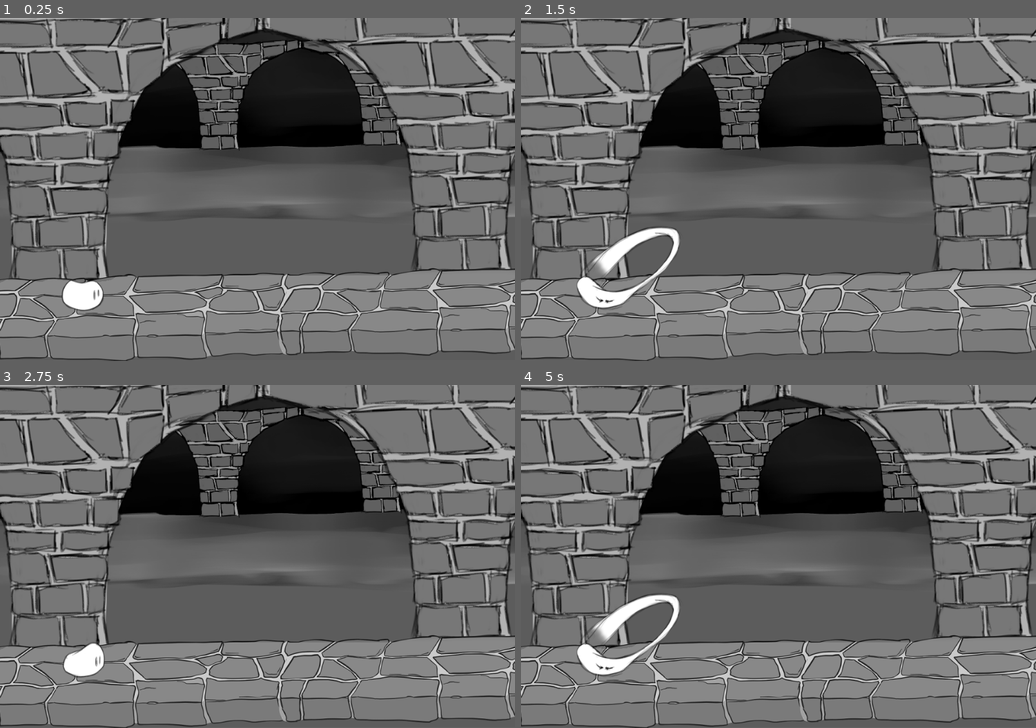
Above: before the commit, frames 1-4 (two rows, left to right).
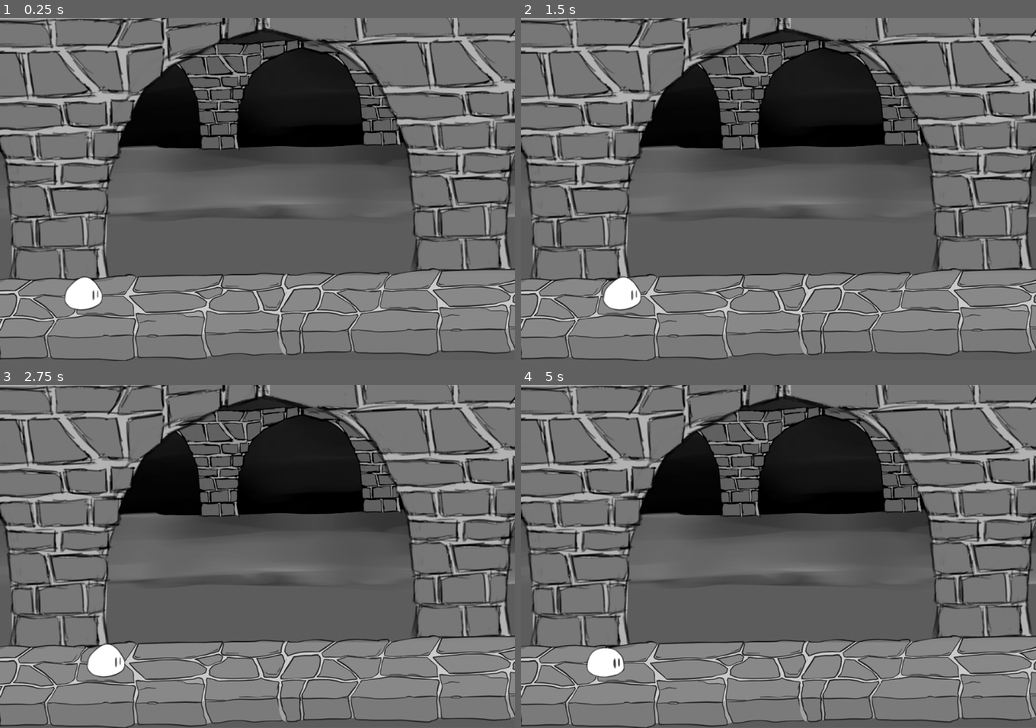
Above: after the commit, the same moments.

Repository: ludumcloud/dungeon-dojo-godot
Game: Godot game, scene res://resources/level.tscn
The game is run twice, just before and just after one commit, with the same random seed, the same clock (stepped at 60 frames per second) and the same inputs.
Inputs:
- Up to frame 1 (0.25 s): no input
- Up to frame 2 (1.5 s): hold Right 0.53-1.28 s; hold Left from 1.28 s (still down)
- Up to frame 3 (2.75 s): release Left at 2.03 s; hold Right from 2.03 s (still down)
- Up to frame 4 (5 s): release Right at 3.53 s; hold Left from 3.53 s (still down)

The runs differ from the first frame. In frame 1, 0.2% of the frame differs, in the area x 12-21%, y 75-86%; in frame 2, 1.6%, in the area x 10-31%, y 60-86%; in frame 3, 0.8%; in frame 4, 1.4%.

Commit message:
added basic input GDScript

Diff:
--- /dev/null
+++ b/resources/Body.gd
@@ -0,0 +1,12 @@
+extends AnimatedSprite
+
+# Called when the node enters the scene tree for the first time.
+func _ready():
+	pass
+
+# Called every frame. 'delta' is the elapsed time since the previous frame.
+func _process(delta):
+	if Input.is_key_pressed(KEY_LEFT):
+		self.position.x -= 1
+	if Input.is_key_pressed(KEY_RIGHT):
+		self.position.x += 1
--- a/resources/character.tscn
+++ b/resources/character.tscn
@@ -13,6 +13,7 @@
 [ext_resource path="res://resources/slimeattack1sheetfile.sprites/slimeAttack1_0017.tres" type="Texture" id=11]
 [ext_resource path="res://resources/slimeattack1sheetfile.sprites/slimeAttack1_0019.tres" type="Texture" id=12]
 [ext_resource path="res://resources/slimeattack1sheetfile.sprites/slimeAttack1_0021.tres" type="Texture" id=13]
+[ext_resource path="res://resources/Body.gd" type="Script" id=14]
 
 [sub_resource type="SpriteFrames" id=1]
 animations = [ {
@@ -42,9 +43,10 @@
 [node name="Body" type="AnimatedSprite" parent="Pivot"]
 position = Vector2( 1.03485, -58.6585 )
 frames = SubResource( 1 )
-animation = "attack"
-frame = 7
+animation = "idle"
+frame = 5
 playing = true
+script = ExtResource( 14 )
 
 [node name="CollisionShape2D" type="CollisionShape2D" parent="."]
 shape = SubResource( 2 )
Not shown, added: addons/codeandweb.texturepacker/codeandweb.texturepacker_importer.gd
Not shown, added: addons/codeandweb.texturepacker/image_loader.gd
Not shown, added: addons/codeandweb.texturepacker/plugin.cfg
Not shown, added: addons/codeandweb.texturepacker/texturepacker_import_spritesheet.gd
Not shown, added: addons/codeandweb.texturepacker/texturepacker_import_tileset.gd
Not shown: 1 places in resources/character.tscn that only renumber resources
